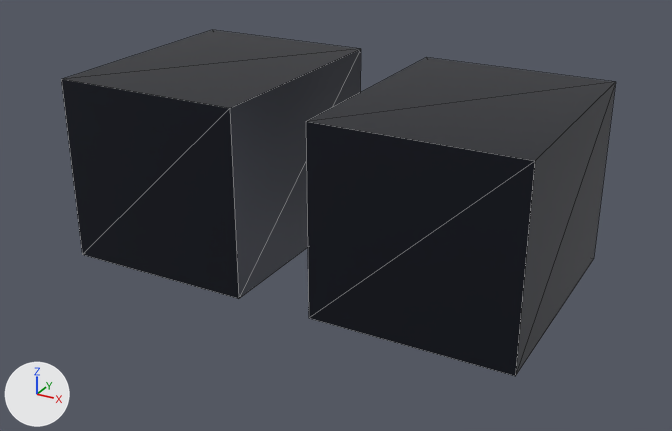
Two versions of the glTF model src/client/dev_viewer/models/modular_heroes/dl_boots_base.glb, one commit apart.
Both versions are drawn from a 50 mm camera at (0.49, -0.928, 0.391) aimed at (0.011, -0.056, -0.045). The axes (+X, +Y, +Z) are drawn at lower left. The lights are the same throughout. The picture after the commit comes second. Mesh edges are drawn as thin lines. Where no turn or scale is listed for an object, it has been applied to the vertices. Vertices at exactly the same position are counted once.

Names of what the first picture shows: 'boot_-1', 'boot_1'.
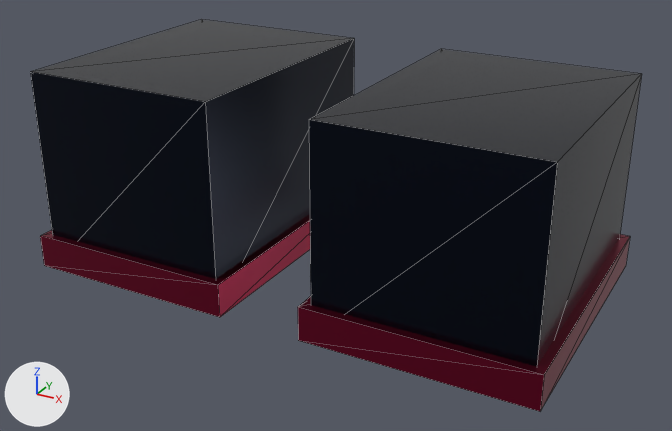
Patch to the scene script:
```diff
--- a/src/client/dev_viewer/models/modular_heroes/dl_boots_base.glb.py
+++ b/src/client/dev_viewer/models/modular_heroes/dl_boots_base.glb.py
@@ mat_material_1 @@
+mat_material_1 = principled_material('Material_1')
+mat_material_1.base_color = (0.246, 0.00651, 0.0382)  # red #881337
+mat_material_1.metallic = 0.9
+mat_material_1.roughness = 0.28
@@ me_mesh_0 @@
 # used by ob_boot__1; location = (-0.16, -0.035, 0.0)
-me_mesh_0.from_pydata(...)  # 8 vertices, 12 faces; spans x -0.115..0.115, y -0.145..0.145, z -0.11..0.11
+me_mesh_0.from_pydata(...)  # 8 vertices, 12 faces; spans x -0.12..0.12, y -0.16..0.16, z -0.12..0.12
+# me_mesh_0 part 1: the whole mesh is scaled about its middle by (1.04, 1.1, 1.09)
 me_mesh_0.materials.append(mat_material_0)
@@ me_mesh_1 @@
 # used by ob_boot_1; location = (0.16, -0.035, 0.0)
-me_mesh_1.from_pydata(...)  # 8 vertices, 12 faces; spans x -0.115..0.115, y -0.145..0.145, z -0.11..0.11
+me_mesh_1.from_pydata(...)  # 8 vertices, 12 faces; spans x -0.12..0.12, y -0.16..0.16, z -0.12..0.12
+# me_mesh_1 part 2: the whole mesh is scaled about its middle by (1.04, 1.1, 1.09)
 me_mesh_1.materials.append(mat_material_0)
@@ me_mesh_3 @@
+me_mesh_3.from_pydata(...)  # a box spanning x -0.13..0.13, y -0.17..0.17, z -0.02..0.02
+me_mesh_3.materials.append(mat_material_1)  # red #881337
@@ ob_boot__1 @@
 ob_boot__1 = bpy.data.objects.new('boot_-1', me_mesh_0)
-ob_boot__1.location = (-0.16, -0.035, 0.0)
+ob_boot__1.location = (-0.18, -0.04, 0.0)
@@ ob_boot_1 @@
 ob_boot_1 = bpy.data.objects.new('boot_1', me_mesh_1)
-ob_boot_1.location = (0.16, -0.035, 0.0)
+ob_boot_1.location = (0.18, -0.04, 0.0)
@@ ob_boot_sole_1 @@
+ob_boot_sole_1 = bpy.data.objects.new('boot_sole_1', me_mesh_3)
+ob_boot_sole_1.location = (0.18, -0.04, -0.1)
@@ ob_boot_sole__1 @@
+ob_boot_sole__1 = bpy.data.objects.new('boot_sole_-1', me_mesh_3.copy())
+ob_boot_sole__1.location = (-0.18, -0.04, -0.1)
```

Changed parts and their boxes (x1, y1, x2, y2) in the pictures (672 x 431 px):
'boot_1', moved, rescaled
    before: (306, 58, 616, 376)
    after: (309, 49, 642, 367)
'boot_-1', moved, rescaled
    before: (61, 30, 361, 299)
    after: (30, 20, 354, 279)
'boot_sole_1', added (red)
    after: (298, 234, 630, 411)
'boot_sole_-1', added (red)
    after: (40, 214, 310, 317)
